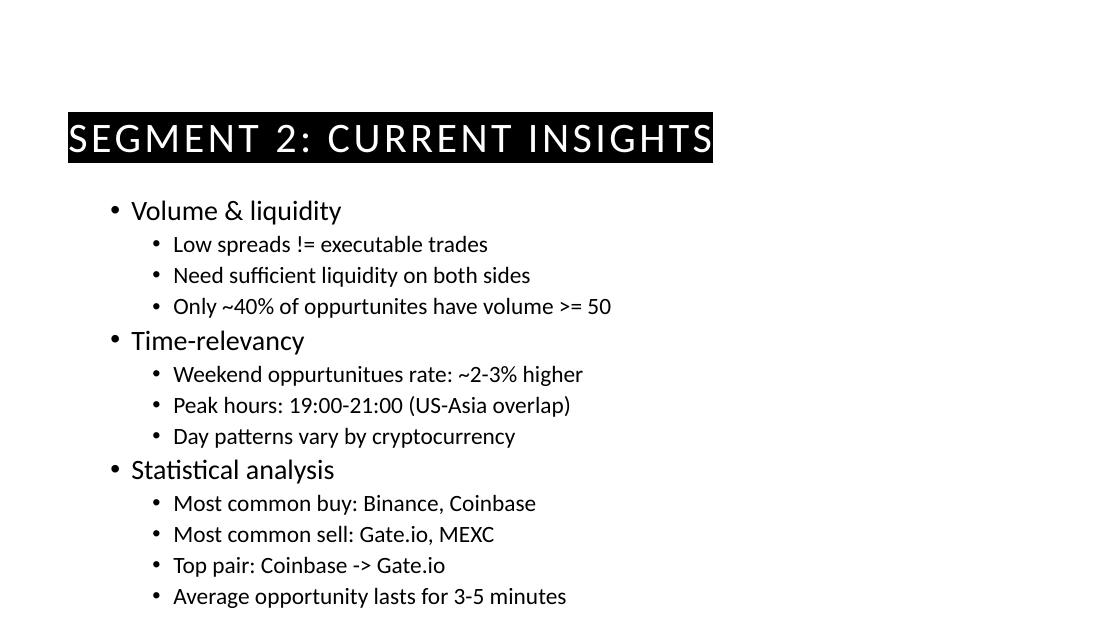
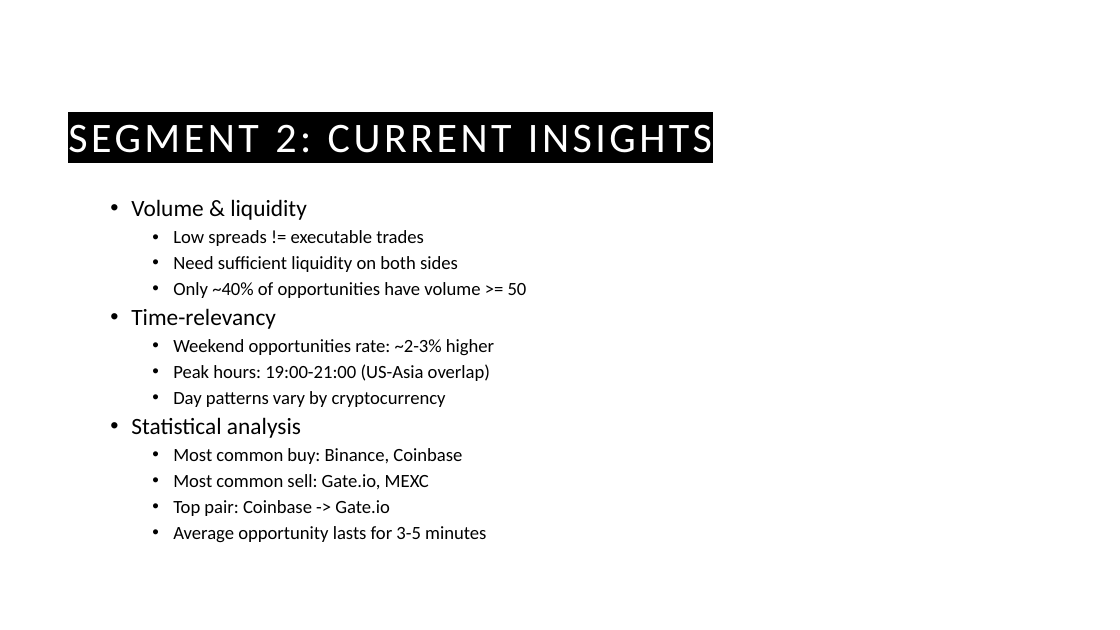
Before and after one commit to guyHarem/TAU_DS_Project, a slide deck: slide 11 of Presentations/Cryto Arbitrage P2.pptx. Drawn at 1120x630 pixels with LibreOffice and Linux fonts; fonts in the diff are those of the drawing; background and template pictures are left out. Boxes give left, top, right and bottom in pixels: in the first picture for what was removed or moved away, otherwise in the second. Text is boxed around its words. In the diff, an @@ line names an element or a change of style, - is before the commit and + after.

```diff
--- a/Presentations/Cryto Arbitrage P2.pptx
+++ b/Presentations/Cryto Arbitrage P2.pptx
@@ text at (131, 199, 490, 543): size 24 to 20 pt in "Volume & liquidity", "Time-relevancy", "Statistical analysis"; size 20 to 16 pt in "Low spreads != executable trades", "Need sufficient liquidity on both sides", "Peak hours: 19:00-21:00 (US-Asia overlap)", "Day patterns vary by cryptocurrency" and 4 more places @@
@@ text at (173, 282, 527, 298): text changed; size 20 to 16 pt @@
-    • Only ~40% of oppurtunites have volume >= 50
+    • Only ~40% of opportunities have volume >= 50
@@ text at (173, 339, 494, 355): text changed; size 20 to 16 pt @@
-    • Weekend oppurtunitues rate: ~2-3% higher
+    • Weekend opportunities rate: ~2-3% higher
```
Also in this commit, not shown: 5 other slides changed, 2 slides added, 2 slides removed, 2 other files.
